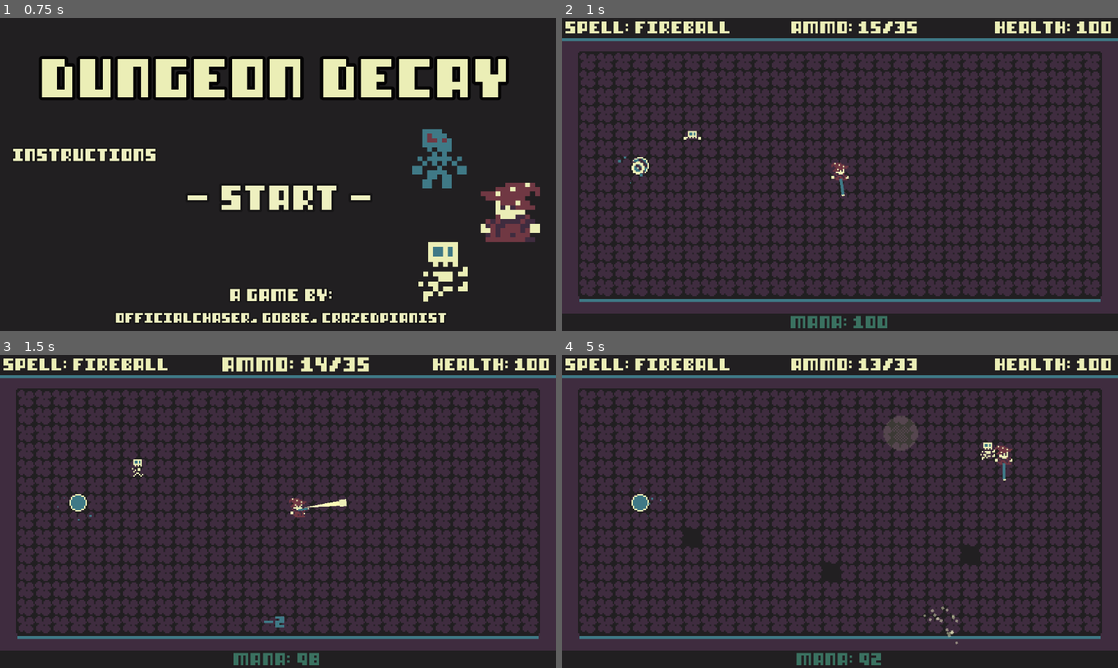
Above: before the commit, frames 1-4 (two rows, left to right).
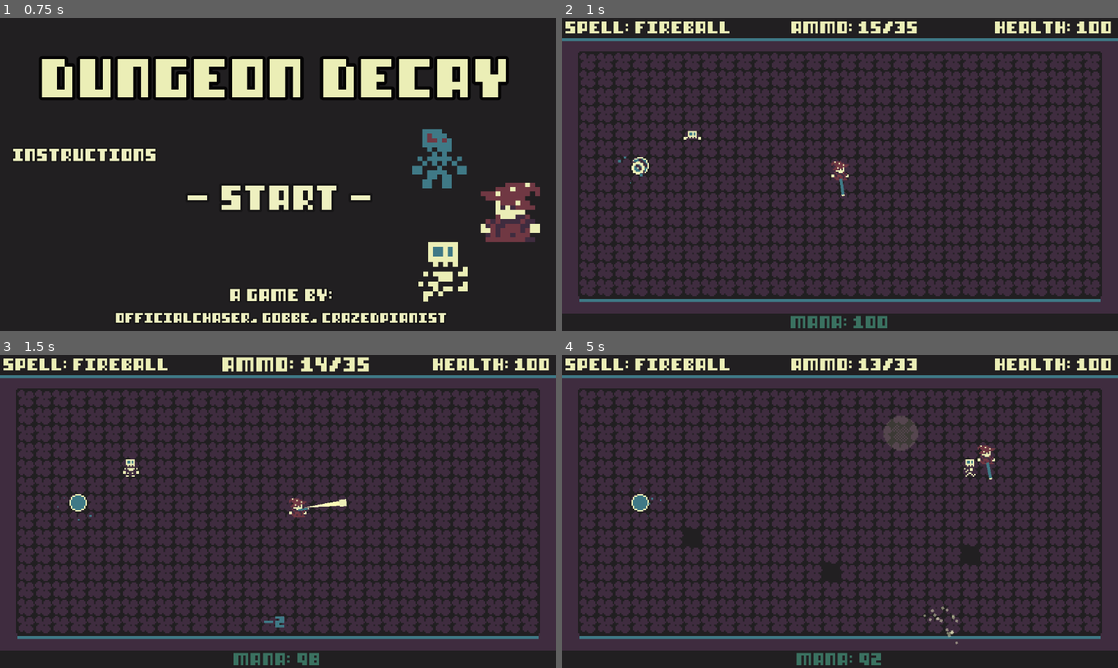
Above: after the commit, the same moments.

Repository: OfficialChaser/Jame-Gam-42
Game: Godot game, scene res://Scenes/main_menu_ui.tscn
Same seed, same stepped clock (60 frames per second), same inputs: the game is played once before the commit and once after it.
Inputs (mouse positions are in pixels of both pictures, inside the frame that each line leads up to):
- Up to frame 1 (0.75 s): click "- Start -" at 0.5 s
- Up to frame 2 (1 s): no input
- Up to frame 3 (1.5 s): move the mouse to (400, 495) at 1.27 s; hold D (move_right) from 1.28 s (still down); click (400, 495) at 1.35 s
- Up to frame 4 (5 s): move the mouse to (728, 527) at 2.02 s; release D (move_right) at 2.03 s; hold S (move_down) 2.03-2.78 s; right-click (728, 527) at 2.1 s; move the mouse to (895, 442) at 2.77 s; hold D (move_right) 2.78-3.53 s; click (895, 442) at 2.85 s; move the mouse to (812, 574) at 3.52 s; hold W (move_up) 3.53-4.28 s; right-click (812, 574) at 3.6 s; move the mouse to (1006, 558) at 4.27 s; hold A (move_left) from 4.28 s (still down); click (1006, 558) at 4.35 s

Frame 1 is identical in both runs. In frame 2, less than 0.1% of the frame differs, in the area x 48-52%, y 45-52%; in frame 3, 0.1%; in frame 4, 0.4%, in the area x 72-81%, y 27-41%.

Commit message:
Fixed skeleton frames

Diff:
--- a/Scenes/Enemies/skeleton_enemy.tscn
+++ b/Scenes/Enemies/skeleton_enemy.tscn
@@ -39,7 +39,7 @@
 
 [sub_resource type="Animation" id="Animation_716xu"]
 resource_name = "Death"
-length = 1.3
+length = 1.9
 tracks/0/type = "value"
 tracks/0/imported = false
 tracks/0/enabled = true
@@ -47,7 +47,7 @@
 tracks/0/interp = 1
 tracks/0/loop_wrap = true
 tracks/0/keys = {
-"times": PackedFloat32Array(0, 0.1, 0.2, 0.3, 0.4, 0.5, 0.6, 0.7, 0.8, 0.9, 1, 1.1, 1.2),
+"times": PackedFloat32Array(0, 0.4, 0.8, 0.9, 1, 1.1, 1.2, 1.3, 1.4, 1.5, 1.6, 1.7, 1.8),
 "transitions": PackedFloat32Array(1, 1, 1, 1, 1, 1, 1, 1, 1, 1, 1, 1, 1),
 "update": 1,
 "values": [Vector2i(7, 0), Vector2i(8, 0), Vector2i(9, 0), Vector2i(10, 0), Vector2i(11, 0), Vector2i(12, 0), Vector2i(13, 0), Vector2i(14, 0), Vector2i(15, 0), Vector2i(16, 0), Vector2i(17, 0), Vector2i(18, 0), Vector2i(19, 0)]
@@ -83,8 +83,9 @@
 
 [sub_resource type="Animation" id="Animation_m4vqv"]
 resource_name = "Pursue"
-length = 0.4
+length = 0.6
 loop_mode = 1
+step = 0.05
 tracks/0/type = "value"
 tracks/0/imported = false
 tracks/0/enabled = true
@@ -92,7 +93,7 @@
 tracks/0/interp = 1
 tracks/0/loop_wrap = true
 tracks/0/keys = {
-"times": PackedFloat32Array(0, 0.1, 0.2, 0.3),
+"times": PackedFloat32Array(0, 0.15, 0.3, 0.45),
 "transitions": PackedFloat32Array(1, 1, 1, 1),
 "update": 1,
 "values": [Vector2i(23, 0), Vector2i(24, 0), Vector2i(25, 0), Vector2i(26, 0)]
@@ -127,7 +128,6 @@
 
 [sub_resource type="Animation" id="Animation_ntec6"]
 resource_name = "Spawn"
-length = 0.6
 step = 0.05
 tracks/0/type = "value"
 tracks/0/imported = false
@@ -136,7 +136,7 @@
 tracks/0/interp = 1
 tracks/0/loop_wrap = true
 tracks/0/keys = {
-"times": PackedFloat32Array(0, 0.1, 0.2, 0.3, 0.4, 0.5),
+"times": PackedFloat32Array(0, 0.15, 0.2, 0.4, 0.55, 0.6),
 "transitions": PackedFloat32Array(1, 1, 1, 1, 1, 1),
 "update": 1,
 "values": [1, 2, 3, 4, 5, 6]
--- a/Scenes/Player/player.tscn
+++ b/Scenes/Player/player.tscn
@@ -109,7 +109,7 @@
 
 [sub_resource type="Animation" id="Animation_j748q"]
 resource_name = "Idle"
-length = 0.4
+length = 0.9
 loop_mode = 1
 tracks/0/type = "value"
 tracks/0/imported = false
@@ -118,7 +118,7 @@
 tracks/0/interp = 1
 tracks/0/loop_wrap = true
 tracks/0/keys = {
-"times": PackedFloat32Array(0, 0.1, 0.2, 0.3),
+"times": PackedFloat32Array(0, 0.4, 0.5, 0.9),
 "transitions": PackedFloat32Array(1, 1, 1, 1),
 "update": 1,
 "values": [1, 2, 3, 4]
@@ -191,21 +191,40 @@
 resource_name = "Run"
 length = 0.3
 loop_mode = 1
-tracks/0/type = "value"
-tracks/0/imported = false
-tracks/0/enabled = true
-tracks/0/path = NodePath(".:frame")
-tracks/0/interp = 1
-tracks/0/loop_wrap = true
-tracks/0/keys = {
-"times": PackedFloat32Array(0, 0.1, 0.2),
+step = 0.05
+tracks/0/type = "value"
+tracks/0/imported = false
+tracks/0/enabled = true
+tracks/0/path = NodePath(".:frame")
+tracks/0/interp = 1
+tracks/0/loop_wrap = true
+tracks/0/keys = {
+"times": PackedFloat32Array(0, 0.15, 0.3),
 "transitions": PackedFloat32Array(1, 1, 1),
 "update": 1,
 "values": [4, 5, 6]
+}
+
+[sub_resource type="Animation" id="Animation_bfi2b"]
+resource_name = "Attack"
+length = 0.3
+step = 0.05
+tracks/0/type = "value"
+tracks/0/imported = false
+tracks/0/enabled = true
+tracks/0/path = NodePath(".:frame")
+tracks/0/interp = 1
+tracks/0/loop_wrap = true
+tracks/0/keys = {
+"times": PackedFloat32Array(0, 0.15, 0.3),
+"transitions": PackedFloat32Array(1, 1, 1),
+"update": 1,
+"values": [7, 6, 7]
 }
 
 [sub_resource type="AnimationLibrary" id="AnimationLibrary_g6vuu"]
 _data = {
+"Attack": SubResource("Animation_bfi2b"),
 "Die": SubResource("Animation_3d8wr"),
 "Fall": SubResource("Animation_8l6j7"),
 "Idle": SubResource("Animation_j748q"),
Not shown: 1 places in Scenes/Player/player.tscn that only renumber resources
